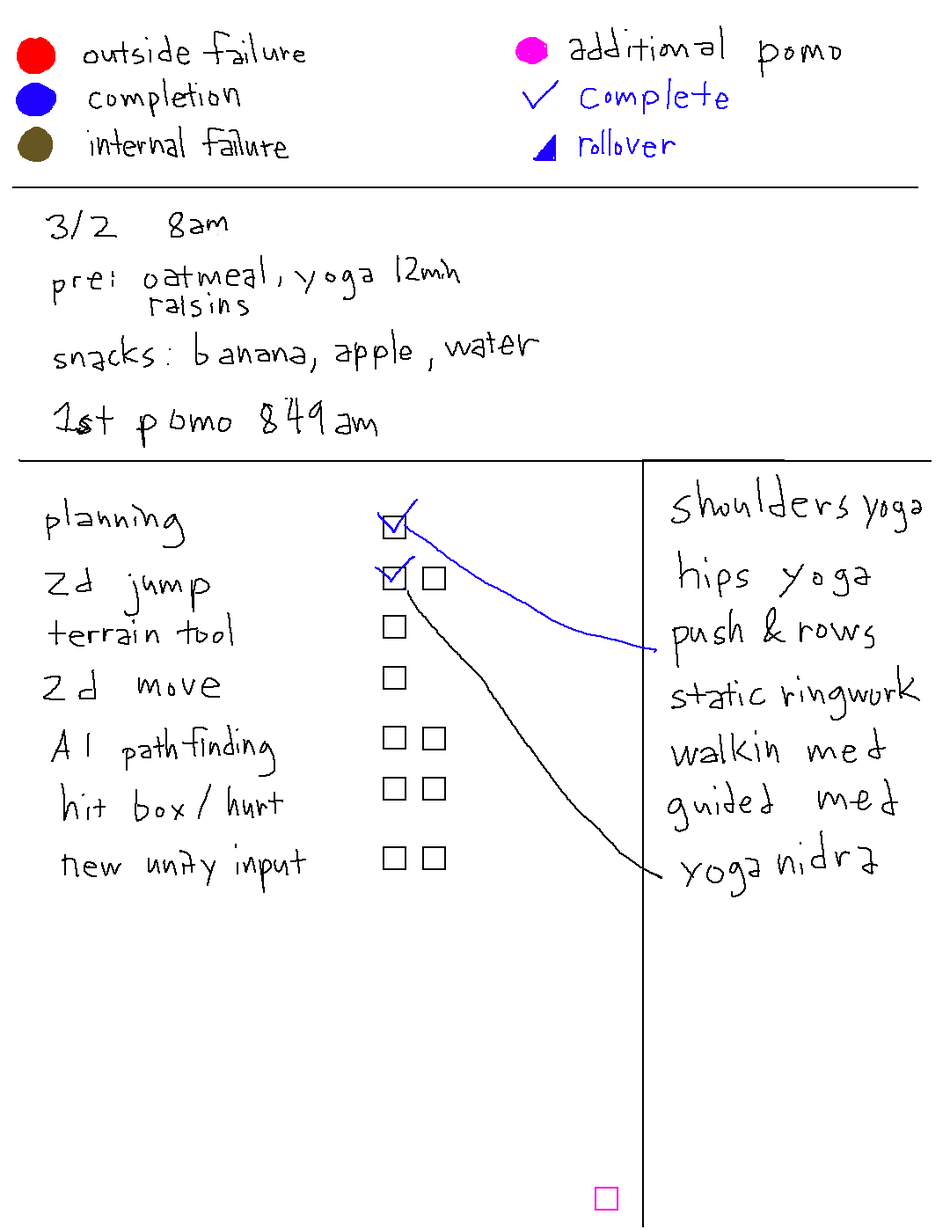
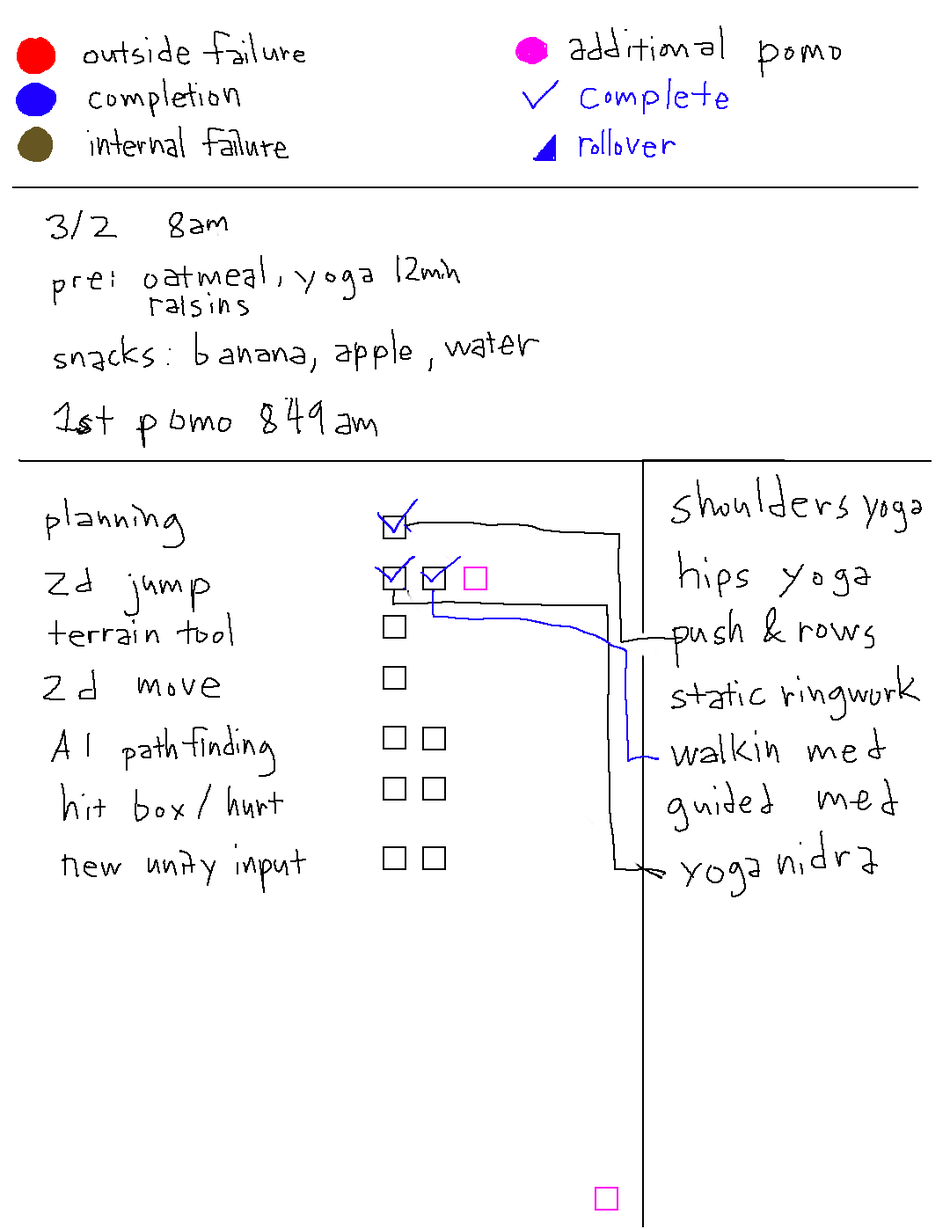
Layered file, before and after one edit (950x1229). Changes by layer:
painted on "words" (1st of 2, in "8/21" › "pomodoro") over <box>392,521,683,876</box>
added layer "checkbox copy 6" in group "checkBoxes" over <box>463,566,488,591</box>
